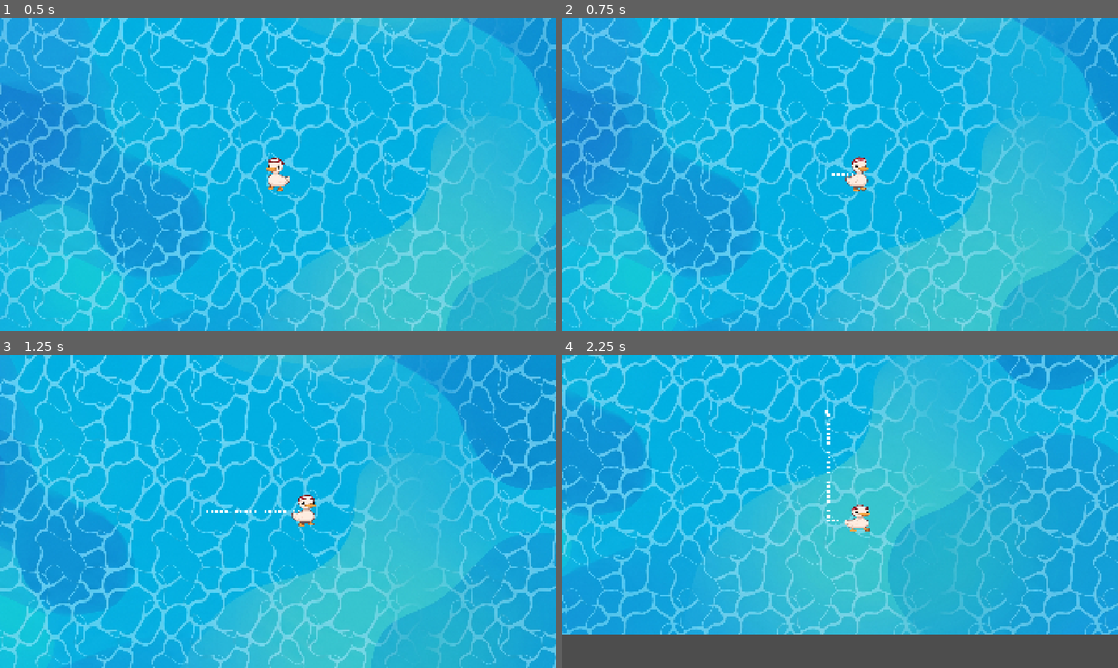
Above: before the commit, frames 1-4 (two rows, left to right).
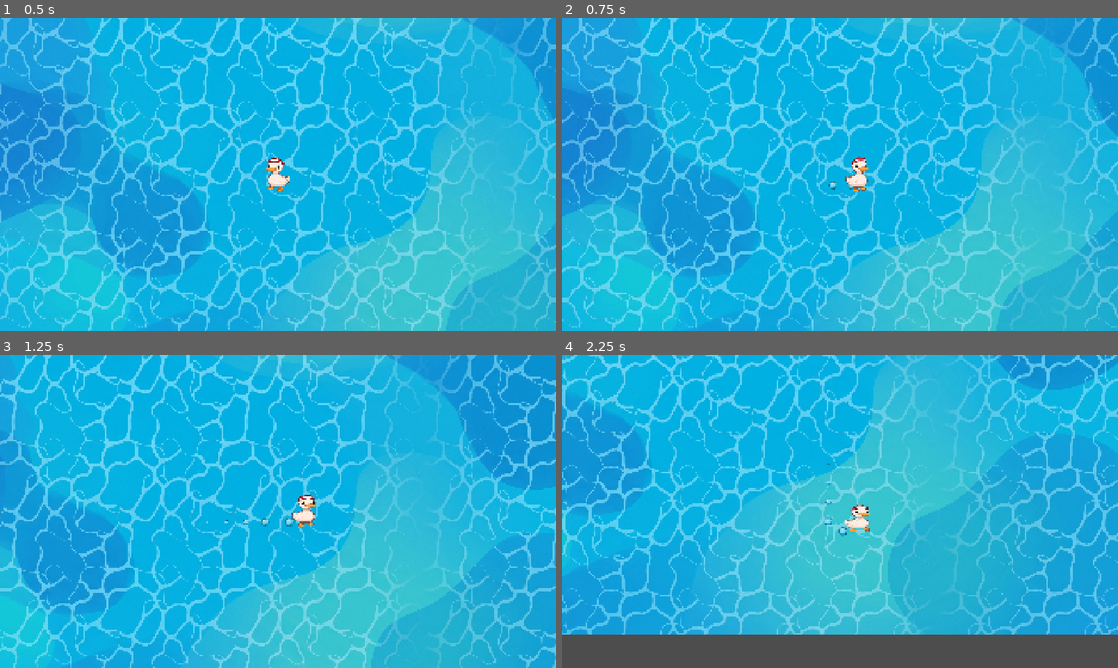
Above: after the commit, the same moments.

Repository: Balentiu/what-the-quack
Game: Godot game, scene res://scenes/pond_arena.tscn
Same seed, same stepped clock (60 frames per second), same inputs: the game is played once before the commit and once after it.
Inputs:
- Up to frame 1 (0.5 s): no input
- Up to frame 2 (0.75 s): hold D (move_right) from 0.53 s (still down)
- Up to frame 3 (1.25 s): keep holding D (move_right)
- Up to frame 4 (2.25 s): release D (move_right) at 1.28 s; hold S (move_down) 1.28-2.03 s; hold D (move_right) from 2.03 s (still down)

Frame 1 is identical in both runs. In frame 2, less than 0.1% of the frame differs, in the area x 47-53%, y 49-55%; in frame 3, 0.2%; in frame 4, 0.2%, in the area x 47-52%, y 17-58%.

Commit message:
updated water trail

Diff:
--- a/scenes/player.tscn
+++ b/scenes/player.tscn
@@ -2,15 +2,24 @@
 
 [ext_resource type="Script" uid="uid://b711lt1mqkqkj" path="res://scripts/player.gd" id="1_g2els"]
 [ext_resource type="Texture2D" uid="uid://c41pilimoawev" path="res://assets/right_foot.png" id="2_qlg0r"]
+[ext_resource type="Texture2D" uid="uid://b0ajydb8gsud1" path="res://assets/bubble.png" id="2_tuyoq"]
 [ext_resource type="Texture2D" uid="uid://ynmcc4l1cqbb" path="res://assets/bandana_red.png" id="3_dqkch"]
 [ext_resource type="Texture2D" uid="uid://dp7r84krqctcf" path="res://assets/left_foot.png" id="3_tuyoq"]
 [ext_resource type="Texture2D" uid="uid://3rflm5s1ks5v" path="res://assets/duck_nolegs.png" id="4_fjrip"]
 
+[sub_resource type="Curve" id="Curve_tuyoq"]
+_data = [Vector2(0, 1), 0.0, 0.0, 0, 0, Vector2(1, 0), 0.0, 0.0, 0, 0]
+point_count = 2
+
+[sub_resource type="CurveTexture" id="CurveTexture_tuyoq"]
+curve = SubResource("Curve_tuyoq")
+
 [sub_resource type="ParticleProcessMaterial" id="ParticleProcessMaterial_vanes"]
 particle_flag_disable_z = true
 gravity = Vector3(0, 0, 0)
-scale_min = 6.0
-scale_max = 12.0
+scale_min = 2.0
+scale_max = 2.0
+scale_curve = SubResource("CurveTexture_tuyoq")
 
 [sub_resource type="CircleShape2D" id="CircleShape2D_0eb53"]
 radius = 62.072536
@@ -19,7 +28,9 @@
 script = ExtResource("1_g2els")
 
 [node name="WaterTrail" type="GPUParticles2D" parent="." unique_id=828159079]
-amount = 25
+position = Vector2(0, 37)
+amount = 7
+texture = ExtResource("2_tuyoq")
 process_material = SubResource("ParticleProcessMaterial_vanes")
 
 [node name="Visuals" type="Node2D" parent="." unique_id=793940542]
Binary file added: assets/bubble.png
Not shown, added: assets/bubble.png.import
